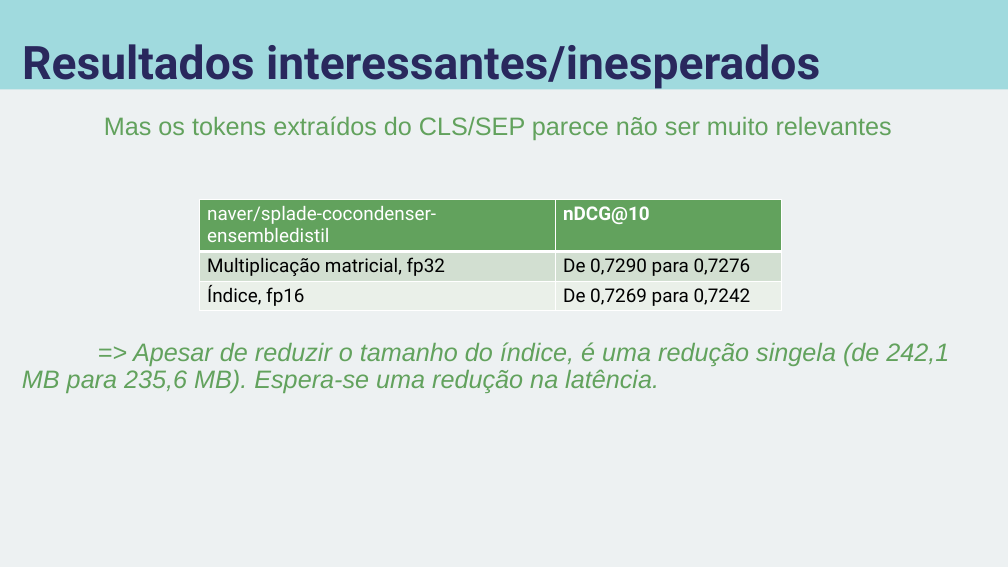
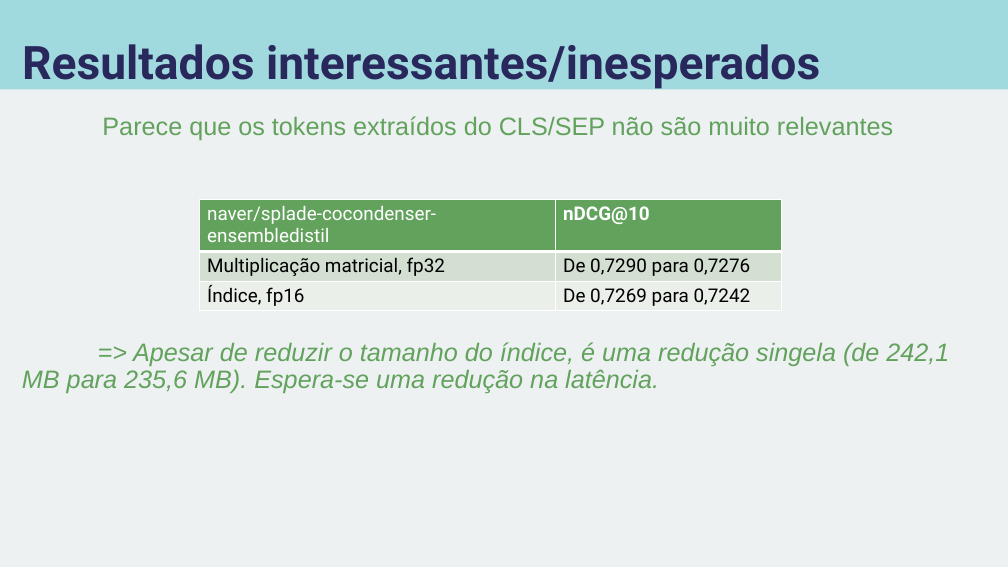
Before and after one commit to carisio/IA368-DD_deep_learning_busca, a slide deck: slide 10 of 7 - splade/notebook/apresentacao_splade.pptx. Drawn at 1008x567 pixels with LibreOffice and Linux fonts; fonts in the diff are those of the drawing. Boxes give left, top, right and bottom in pixels: in the first picture for what was removed or moved away, otherwise in the second. Text is boxed around its words. In the diff, an @@ line names an element or a change of style, - is before the commit and + after.

```diff
--- a/7 - splade/notebook/apresentacao_splade.pptx
+++ b/7 - splade/notebook/apresentacao_splade.pptx
@@ text at (102,116,893,140): text changed @@
-Mas os tokens extraídos do CLS/SEP parece não ser muito relevantes
+Parece que os tokens extraídos do CLS/SEP não são muito relevantes
```
Also in this commit, not shown: 5 other slides changed, 5 other files.
